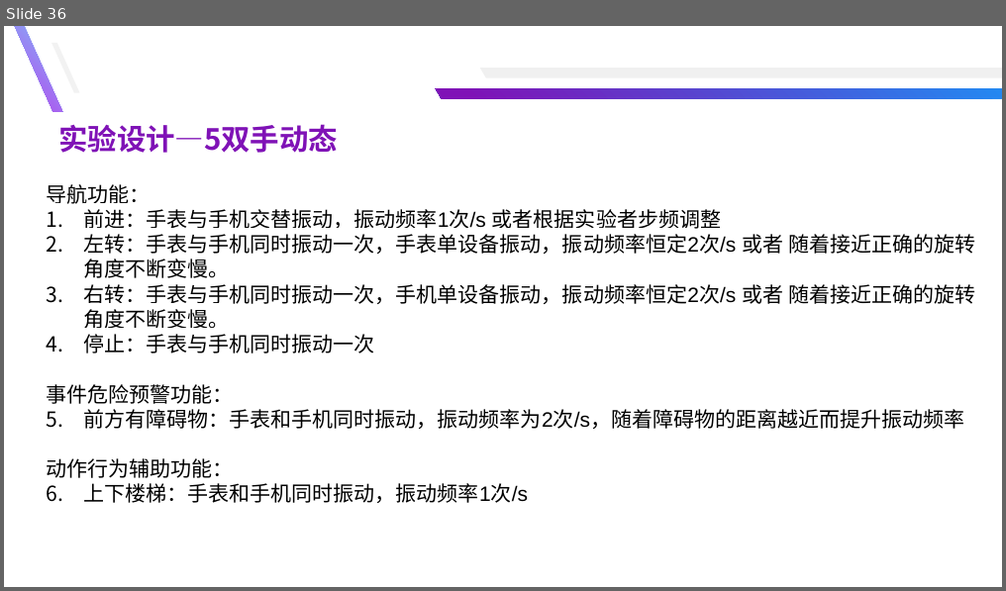
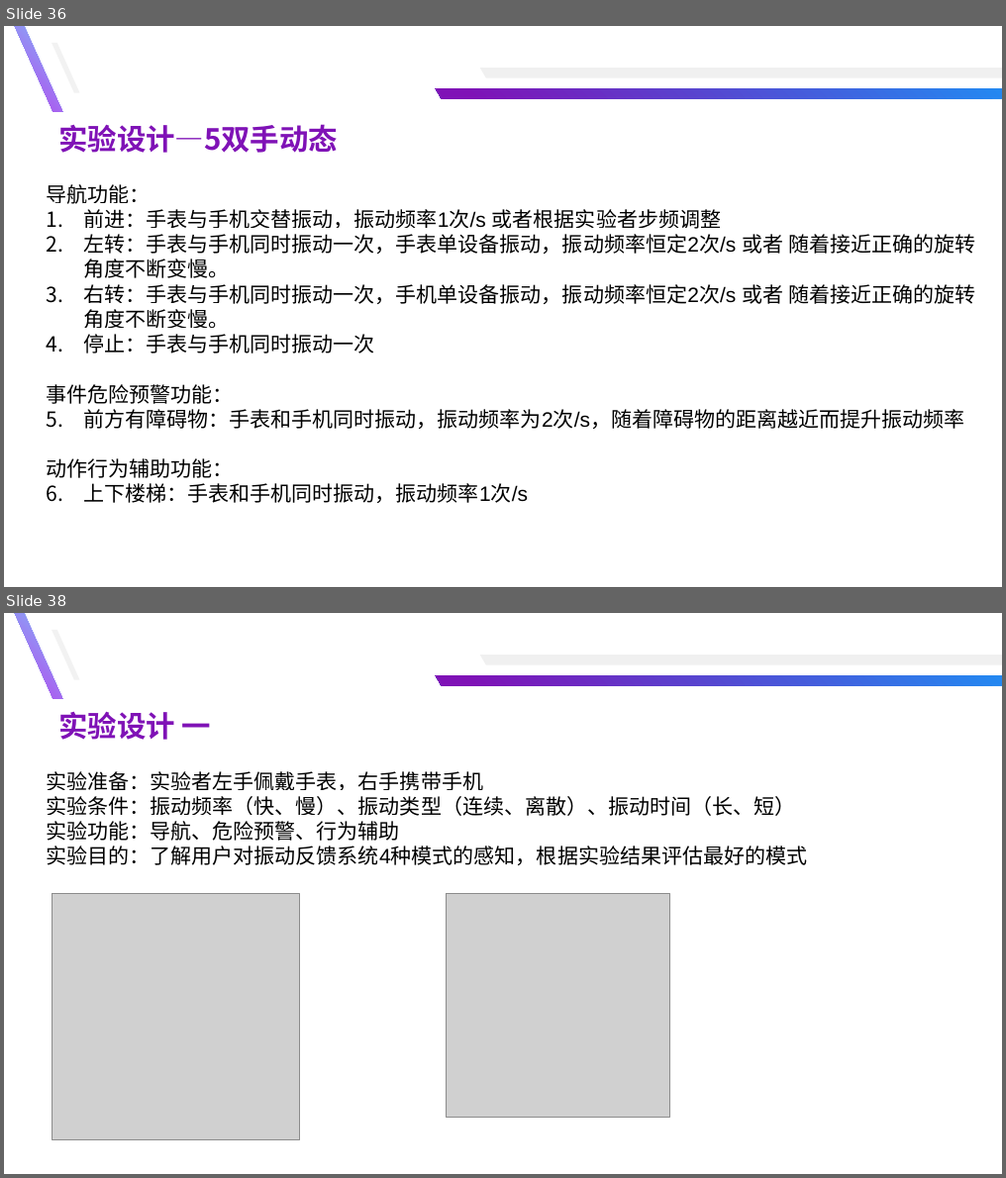
Before and after one commit to yuyongsong/Paper, a slide deck: 总结汇报-余泳松.pptx. Shown one above the other, each under a label of ours: slide 36 before the commit, slides 36 and 38 after it; the slides between them are not shown. The pictures are 1006x591 and 1006x1178 pixels, drawn with LibreOffice and Linux fonts; fonts in the diff are those of the drawing; grey boxes stand for pictures. Boxes give left, top, right and bottom in pixels: in the first picture for what was removed or moved away, otherwise in the second. Text is boxed around its words. In the diff, an @@ line names an element or a change of style, - is before the commit and + after.

```diff
--- a/总结汇报-余泳松.pptx
+++ b/总结汇报-余泳松.pptx
@@ slide 38 added at box(4, 613, 1002, 1174), background #FFFFFF @@
@@ freeform shape added at box(15, 613, 62, 699), fill gradient #81BDF8 to #B543ED @@
@@ freeform shape added at box(52, 630, 80, 679), fill #F2F2F2 @@
@@ freeform shape added at box(480, 655, 1002, 665), fill #F0F0F0 @@
@@ freeform shape added at box(436, 676, 1002, 686), fill gradient #228AF2 to #7F12B6 @@
@@ text added at box(58, 711, 211, 740), 28 pt, text #7F12B6, bold @@
+实验设计 一
@@ text added at box(46, 771, 807, 865), 20 pt, text #000000 @@
+实验准备：实验者左手佩戴手表，右手携带手机
+实验条件：振动频率（快、慢）、振动类型（连续、离散）、振动时间（长、短）
+实验功能：导航、危险预警、行为辅助
+实验目的：了解用户对振动反馈系统4种模式的感知，根据实验结果评估最好的模式
@@ picture added at box(52, 894, 300, 1140) @@
@@ picture added at box(447, 894, 669, 1118) @@
```
Also in this commit, not shown: 6 other slides added, 8 other files.
